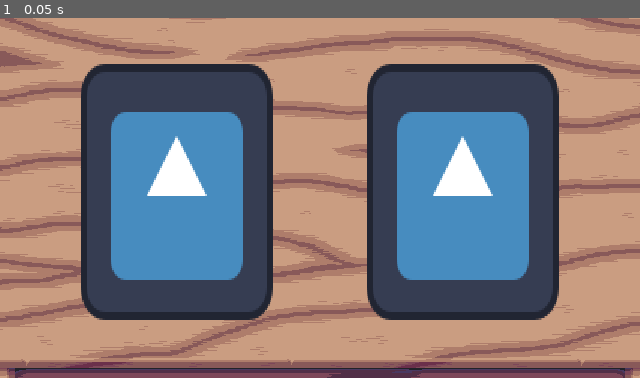
Above: before the commit, frame 1.
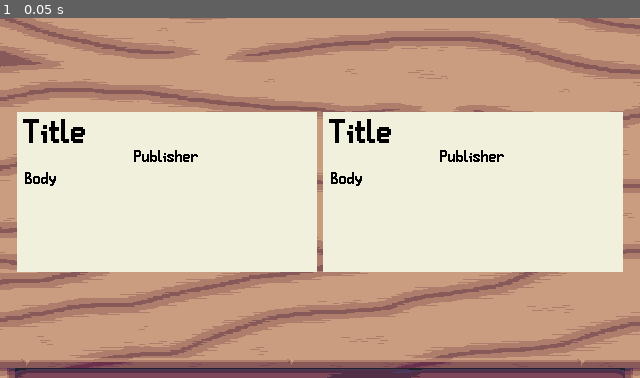
Above: after the commit, the same moment.

Repository: AverageStardust/the-count-is-down
Game: Godot game, scene res://desk.tscn
The game is run twice, just before and just after one commit, with the same random seed, the same clock (stepped at 60 frames per second) and the same inputs. The engine's default icon, where the game draws it, is replaced by a stand-in: a white triangle on a blue panel in a dark square.
Inputs:
- Up to frame 1 (0.05 s): no input

The runs differ from the first frame. In frame 1, 57% of the frame differs, in the area x 2-98%, y 12-84%.
Error after the commit: Invalid assignment of property or key 'text' with value of type 'String' on a base object of type 'Nil'. (res://scripts/newspaperClipping.gd:9)

Commit message:
add newspaper clippings

Diff:
--- a/desk.tscn
+++ b/desk.tscn
@@ -2,15 +2,10 @@
 
 [ext_resource type="Texture2D" uid="uid://dodr3xm28uy2x" path="res://icon.svg" id="1_ep8l3"]
 [ext_resource type="Texture2D" uid="uid://dfm7exiyw4iie" path="res://art/desk.png" id="1_t5y75"]
+[ext_resource type="PackedScene" uid="uid://dratlcpbp1wpr" path="res://documents/newspaperClipping.tscn" id="2_se7ci"]
 
 [sub_resource type="StyleBoxTexture" id="StyleBoxTexture_u04nx"]
 texture = ExtResource("1_t5y75")
-
-[sub_resource type="StyleBoxTexture" id="StyleBoxTexture_0x6nt"]
-texture = ExtResource("1_ep8l3")
-
-[sub_resource type="StyleBoxTexture" id="StyleBoxTexture_gvgps"]
-texture = ExtResource("1_ep8l3")
 
 [sub_resource type="StyleBoxTexture" id="StyleBoxTexture_n28y6"]
 texture = ExtResource("1_ep8l3")
@@ -37,15 +32,18 @@
 anchors_preset = 15
 anchor_right = 1.0
 anchor_bottom = 1.0
+offset_left = -2.0
+offset_right = 2.0
 grow_horizontal = 2
 grow_vertical = 2
 
 [node name="DeskTop" type="HBoxContainer" parent="DeskTexture/Desk" unique_id=762890355]
 layout_mode = 2
 size_flags_vertical = 3
+theme_override_constants/separation = 0
 
 [node name="LeftSpacer" type="Control" parent="DeskTexture/Desk/DeskTop" unique_id=1158176064]
-custom_minimum_size = Vector2(32, 0)
+custom_minimum_size = Vector2(16, 0)
 layout_mode = 2
 
 [node name="Original" type="CenterContainer" parent="DeskTexture/Desk/DeskTop" unique_id=2009244856]
@@ -53,31 +51,28 @@
 size_flags_horizontal = 3
 offset_transform_enabled = true
 
-[node name="Panel" type="Panel" parent="DeskTexture/Desk/DeskTop/Original" unique_id=1833478245]
-custom_minimum_size = Vector2(192, 256)
+[node name="NewsPaperClipping" parent="DeskTexture/Desk/DeskTop/Original" unique_id=1500786714 instance=ExtResource("2_se7ci")]
 layout_mode = 2
-theme_override_styles/panel = SubResource("StyleBoxTexture_0x6nt")
 
 [node name="Forgery" type="CenterContainer" parent="DeskTexture/Desk/DeskTop" unique_id=681378643]
 layout_mode = 2
 size_flags_horizontal = 3
 offset_transform_enabled = true
 
-[node name="Panel" type="Panel" parent="DeskTexture/Desk/DeskTop/Forgery" unique_id=518769141]
-custom_minimum_size = Vector2(192, 256)
+[node name="NewsPaperClipping" parent="DeskTexture/Desk/DeskTop/Forgery" unique_id=2017303177 instance=ExtResource("2_se7ci")]
 layout_mode = 2
-theme_override_styles/panel = SubResource("StyleBoxTexture_gvgps")
 
 [node name="RightSpacer" type="Control" parent="DeskTexture/Desk/DeskTop" unique_id=326131261]
-custom_minimum_size = Vector2(32, 0)
+custom_minimum_size = Vector2(16, 0)
 layout_mode = 2
 
 [node name="DeskDrawer" type="HBoxContainer" parent="DeskTexture/Desk" unique_id=430679558]
 layout_mode = 2
 size_flags_vertical = 3
+theme_override_constants/separation = 0
 
 [node name="LeftSpacer" type="Control" parent="DeskTexture/Desk/DeskDrawer" unique_id=181018869]
-custom_minimum_size = Vector2(32, 0)
+custom_minimum_size = Vector2(16, 0)
 layout_mode = 2
 
 [node name="Letters" type="Control" parent="DeskTexture/Desk/DeskDrawer" unique_id=749791115]
@@ -121,5 +116,5 @@
 theme_override_styles/panel = SubResource("StyleBoxTexture_n28y6")
 
 [node name="RightSpacer" type="Control" parent="DeskTexture/Desk/DeskDrawer" unique_id=696296939]
-custom_minimum_size = Vector2(32, 0)
+custom_minimum_size = Vector2(16, 0)
 layout_mode = 2
--- /dev/null
+++ b/documents/newspaperClipping.tscn
@@ -0,0 +1,45 @@
+[gd_scene format=3 uid="uid://dratlcpbp1wpr"]
+
+[ext_resource type="Script" uid="uid://b1memdp67e4uw" path="res://scripts/newspaperClipping.gd" id="1_r8a8a"]
+[ext_resource type="Theme" uid="uid://canmh3500dx24" path="res://themes/print.tres" id="2_v4hx1"]
+
+[sub_resource type="StyleBoxFlat" id="StyleBoxFlat_gvgps"]
+bg_color = Color(0.9411765, 0.9411765, 0.8627451, 1)
+
+[node name="NewsPaperClipping" type="Panel" unique_id=1500786714]
+custom_minimum_size = Vector2(300, 160)
+offset_right = 256.0
+offset_bottom = 160.0
+theme_override_styles/panel = SubResource("StyleBoxFlat_gvgps")
+script = ExtResource("1_r8a8a")
+
+[node name="Title" type="LineEdit" parent="." unique_id=217651719]
+layout_mode = 0
+offset_left = 6.0
+offset_top = 6.0
+offset_right = 294.0
+offset_bottom = 38.0
+theme = ExtResource("2_v4hx1")
+theme_override_font_sizes/font_size = 30
+text = "Title"
+
+[node name="Publisher" type="LineEdit" parent="." unique_id=398996871]
+layout_mode = 0
+offset_left = 54.0
+offset_top = 38.0
+offset_right = 246.0
+offset_bottom = 54.0
+theme = ExtResource("2_v4hx1")
+text = "Publisher"
+alignment = 1
+
+[node name="Body" type="TextEdit" parent="." unique_id=973700025]
+layout_mode = 0
+offset_left = 8.0
+offset_top = 60.0
+offset_right = 292.0
+offset_bottom = 156.0
+theme = ExtResource("2_v4hx1")
+text = "Body"
+wrap_mode = 1
+autowrap_mode = 2
--- /dev/null
+++ b/scripts/document.gd
@@ -0,0 +1,5 @@
+extends Panel
+class_name Document
+
+func get_fields() -> Array[DocumentField]:
+	return [] # abstract
--- /dev/null
+++ b/scripts/documentField.gd
@@ -0,0 +1,15 @@
+extends RefCounted
+class_name DocumentField
+
+enum FieldType {
+	NEWSPAPER_TITLE,
+	NEWSPAPER_PUBLISHER,
+	NEWSPAPER_BODY,
+}
+
+var content: String
+var type: FieldType
+
+func _init(_content: String, _type: FieldType) -> void:
+	content = _content
+	type = _type
--- /dev/null
+++ b/scripts/newspaperClipping.gd
@@ -0,0 +1,17 @@
+extends Document
+class_name NewspaperClipping
+
+@onready var title: LineEdit = $Title
+@onready var publisher: LineEdit = $Publisher
+@onready var body: TextEdit = $Body
+
+func _init() -> void:
+	title.text = "Random Title"
+	publisher.text = "Random Publisher"
+	body.text = "Random Body"
+
+func get_fields() -> Array[DocumentField]:
+	return [
+		DocumentField.new(title.text, DocumentField.FieldType.NEWSPAPER_TITLE),
+		DocumentField.new(publisher.text, DocumentField.FieldType.NEWSPAPER_PUBLISHER),
+		DocumentField.new(body.text, DocumentField.FieldType.NEWSPAPER_BODY)]
--- /dev/null
+++ b/themes/handwriting.tres
@@ -0,0 +1,35 @@
+[gd_resource type="Theme" format=3 uid="uid://ct0r2o3h378ai"]
+
+[ext_resource type="FontFile" uid="uid://r5gyodi8bgg5" path="res://art/vanHelsing.ttf" id="1_n6cft"]
+
+[sub_resource type="StyleBoxEmpty" id="StyleBoxEmpty_u04nx"]
+
+[sub_resource type="StyleBoxEmpty" id="StyleBoxEmpty_0x6nt"]
+
+[sub_resource type="StyleBoxEmpty" id="StyleBoxEmpty_33gkk"]
+
+[sub_resource type="StyleBoxEmpty" id="StyleBoxEmpty_o2pu8"]
+
+[sub_resource type="StyleBoxEmpty" id="StyleBoxEmpty_j7rfw"]
+
+[sub_resource type="StyleBoxEmpty" id="StyleBoxEmpty_jxcoe"]
+
+[sub_resource type="StyleBoxEmpty" id="StyleBoxEmpty_oxcfv"]
+
+[resource]
+LineEdit/colors/font_color = Color(0, 0, 0, 1)
+LineEdit/colors/font_uneditable_color = Color(0, 0, 0, 1)
+LineEdit/font_sizes/font_size = 15
+LineEdit/fonts/font = ExtResource("1_n6cft")
+LineEdit/styles/focus = SubResource("StyleBoxEmpty_u04nx")
+LineEdit/styles/normal = SubResource("StyleBoxEmpty_0x6nt")
+LineEdit/styles/read_only = SubResource("StyleBoxEmpty_33gkk")
+TextEdit/colors/background_color = Color(0, 0, 0, 0)
+TextEdit/colors/font_color = Color(0, 0, 0, 1)
+TextEdit/constants/line_spacing = 1
+TextEdit/font_sizes/font_size = 15
+TextEdit/fonts/font = ExtResource("1_n6cft")
+TextEdit/styles/focus = SubResource("StyleBoxEmpty_o2pu8")
+TextEdit/styles/normal = SubResource("StyleBoxEmpty_j7rfw")
+TextEdit/styles/read_only = SubResource("StyleBoxEmpty_jxcoe")
+VScrollBar/styles/scroll = SubResource("StyleBoxEmpty_oxcfv")
--- /dev/null
+++ b/themes/print.tres
@@ -0,0 +1,35 @@
+[gd_resource type="Theme" format=3 uid="uid://canmh3500dx24"]
+
+[ext_resource type="FontFile" uid="uid://yg0yk77rhxv8" path="res://art/bandywoodNeo.ttf" id="1_0tfap"]
+
+[sub_resource type="StyleBoxEmpty" id="StyleBoxEmpty_u04nx"]
+
+[sub_resource type="StyleBoxEmpty" id="StyleBoxEmpty_0x6nt"]
+
+[sub_resource type="StyleBoxEmpty" id="StyleBoxEmpty_33gkk"]
+
+[sub_resource type="StyleBoxEmpty" id="StyleBoxEmpty_o2pu8"]
+
+[sub_resource type="StyleBoxEmpty" id="StyleBoxEmpty_j7rfw"]
+
+[sub_resource type="StyleBoxEmpty" id="StyleBoxEmpty_jxcoe"]
+
+[sub_resource type="StyleBoxEmpty" id="StyleBoxEmpty_lfnlm"]
+
+[resource]
+LineEdit/colors/font_color = Color(0, 0, 0, 1)
+LineEdit/colors/font_uneditable_color = Color(0, 0, 0, 1)
+LineEdit/font_sizes/font_size = 15
+LineEdit/fonts/font = ExtResource("1_0tfap")
+LineEdit/styles/focus = SubResource("StyleBoxEmpty_u04nx")
+LineEdit/styles/normal = SubResource("StyleBoxEmpty_0x6nt")
+LineEdit/styles/read_only = SubResource("StyleBoxEmpty_33gkk")
+TextEdit/colors/background_color = Color(0, 0, 0, 0)
+TextEdit/colors/font_color = Color(0, 0, 0, 1)
+TextEdit/constants/line_spacing = 1
+TextEdit/font_sizes/font_size = 15
+TextEdit/fonts/font = ExtResource("1_0tfap")
+TextEdit/styles/focus = SubResource("StyleBoxEmpty_o2pu8")
+TextEdit/styles/normal = SubResource("StyleBoxEmpty_j7rfw")
+TextEdit/styles/read_only = SubResource("StyleBoxEmpty_jxcoe")
+VScrollBar/styles/scroll = SubResource("StyleBoxEmpty_lfnlm")
Binary file added: art/bandywoodNeo.ttf
Not shown, added: art/bandywoodNeo.ttf.import
Binary file added: art/vanHelsing.ttf
Not shown, added: art/vanHelsing.ttf.import
Not shown, added: scripts/document.gd.uid
Not shown, added: scripts/documentField.gd.uid
Not shown, added: scripts/newspaperClipping.gd.uid
